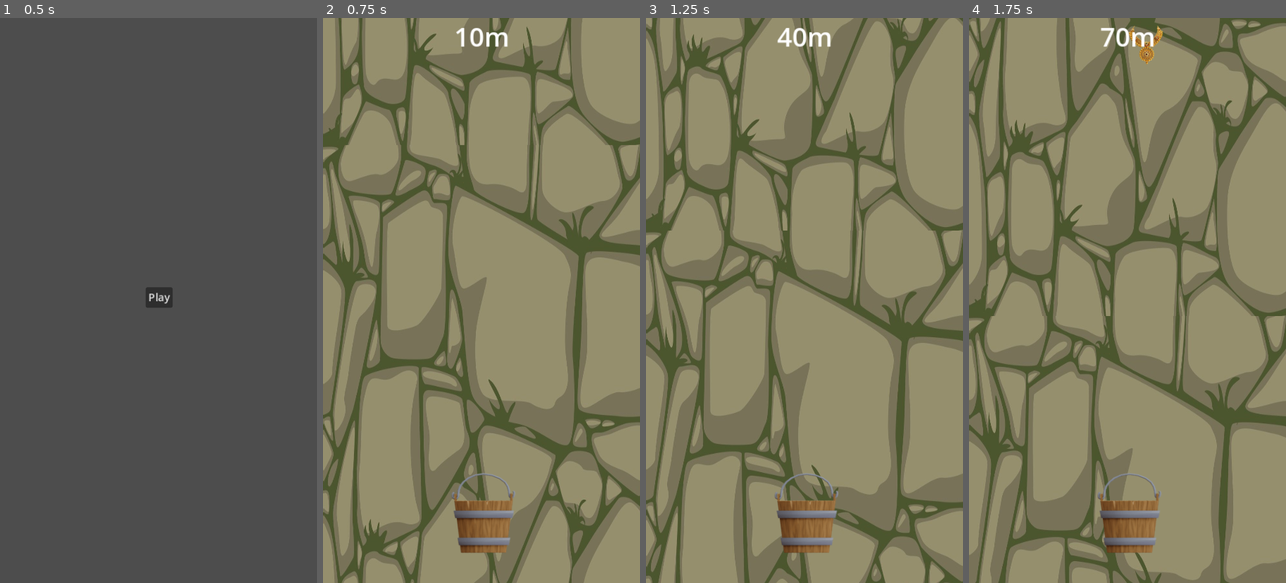
Above: before the commit, frames 1-4 (left to right).
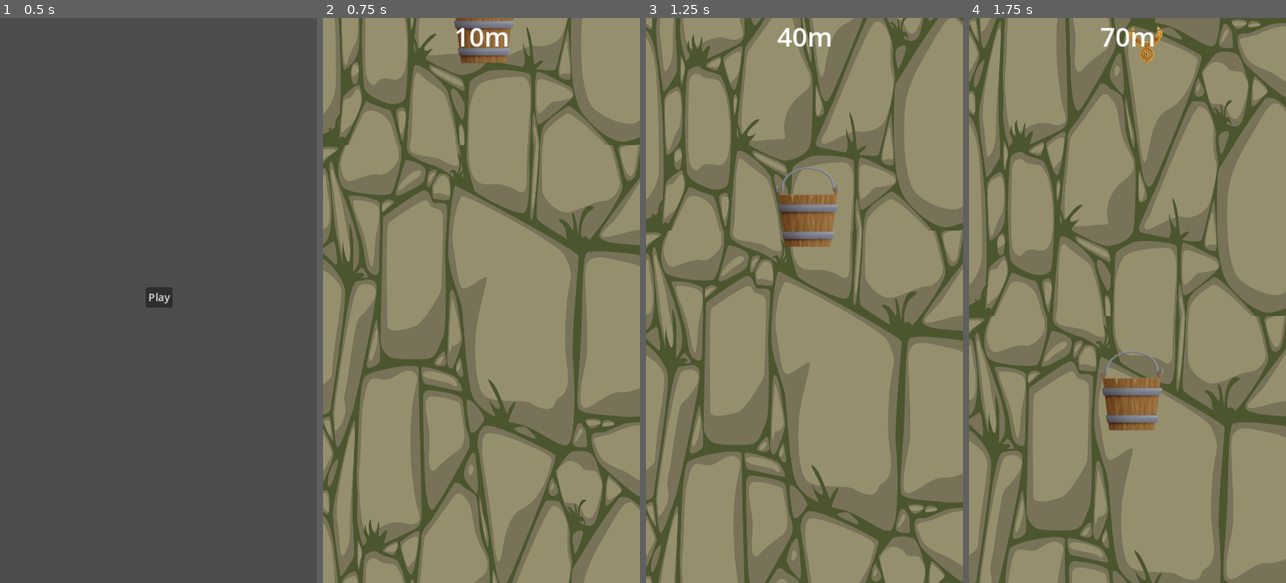
Above: after the commit, the same moments.

Repository: RehmahMuneeb/WWC
Game: Godot game, scene res://scenes/main.tscn
Two runs of this game, one before a commit and one after it. Both use one fixed random seed, a clock stepped at 60 frames per second and the inputs below.
Inputs (mouse positions are in pixels of both pictures, inside the frame that each line leads up to):
- Up to frame 1 (0.5 s): no input
- Up to frame 2 (0.75 s): click "Play" at 0.5 s
- Up to frame 3 (1.25 s): no input
- Up to frame 4 (1.75 s): move the mouse to (1197, 272) at 1.27 s; click (1197, 272) at 1.42 s

Frame 1 is identical in both runs. In frame 2, 2.7% of the frame differs, in the area x 40-61%, y 0-95%; in frame 3, 3.2%; in frame 4, 3.2%, in the area x 40-62%, y 58-95%.
Error before the commit: Attempt to call function 'play' in base 'null instance' on a null instance. (res://scripts/bucket.gd:17)

Commit message:
animation

Diff:
--- a/scenes/level.tscn
+++ b/scenes/level.tscn
@@ -9,6 +9,43 @@
 [sub_resource type="CapsuleShape2D" id="CapsuleShape2D_dsm1j"]
 radius = 50.0
 height = 120.0
+
+[sub_resource type="Animation" id="Animation_lt6t4"]
+resource_name = "drop"
+length = 1.5
+tracks/0/type = "value"
+tracks/0/imported = false
+tracks/0/enabled = true
+tracks/0/path = NodePath(".:position")
+tracks/0/interp = 1
+tracks/0/loop_wrap = true
+tracks/0/keys = {
+"times": PackedFloat32Array(0.0333333, 1.36667),
+"transitions": PackedFloat32Array(1, 1),
+"update": 0,
+"values": [Vector2(4, -794), Vector2(8, -54)]
+}
+
+[sub_resource type="Animation" id="Animation_glc3k"]
+length = 0.001
+tracks/0/type = "value"
+tracks/0/imported = false
+tracks/0/enabled = true
+tracks/0/path = NodePath(".:position")
+tracks/0/interp = 1
+tracks/0/loop_wrap = true
+tracks/0/keys = {
+"times": PackedFloat32Array(0),
+"transitions": PackedFloat32Array(1),
+"update": 0,
+"values": [Vector2(4, -794)]
+}
+
+[sub_resource type="AnimationLibrary" id="AnimationLibrary_05bwb"]
+_data = {
+"RESET": SubResource("Animation_glc3k"),
+"drop": SubResource("Animation_lt6t4")
+}
 
 [sub_resource type="RectangleShape2D" id="RectangleShape2D_d4r43"]
 size = Vector2(527.5, 61)
@@ -22,16 +59,21 @@
 [node name="WallBg" parent="." instance=ExtResource("1_frcah")]
 
 [node name="Bucket" parent="." groups=["bucket"] instance=ExtResource("2_2ur1x")]
-position = Vector2(4, 14)
+position = Vector2(4, -794)
 collision_layer = 2
 
 [node name="Area2D" type="Area2D" parent="Bucket"]
-position = Vector2(237, 771)
+position = Vector2(267, 797)
 collision_layer = 2
 
 [node name="CollisionShape2D" type="CollisionShape2D" parent="Bucket/Area2D"]
-position = Vector2(2, -39)
+position = Vector2(-17, -61)
 shape = SubResource("CapsuleShape2D_dsm1j")
+
+[node name="AnimationPlayer" type="AnimationPlayer" parent="Bucket"]
+libraries = {
+"": SubResource("AnimationLibrary_05bwb")
+}
 
 [node name="Borders" type="Node2D" parent="."]
 
Binary file added: Rope.png
Not shown: 1 places in scenes/level.tscn that only renumber resources
